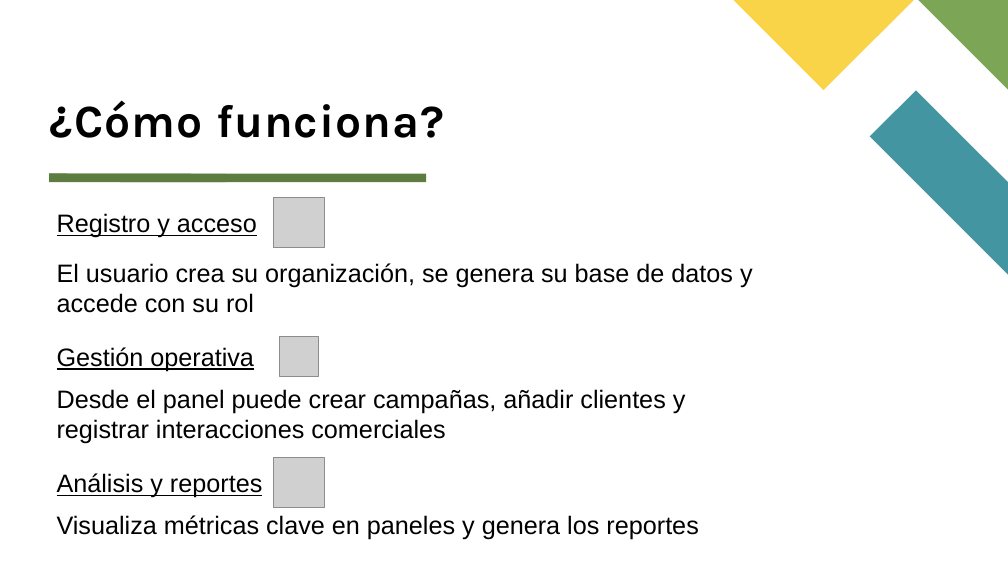
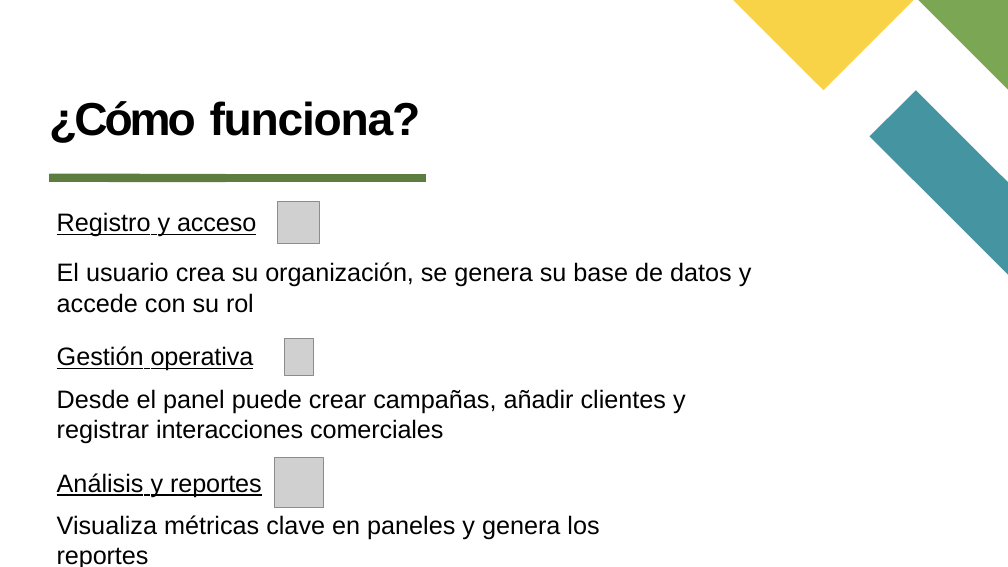
Before and after one commit to True1Santony/xcrm, a slide deck: slide 4 of doc/defensa/presentación.pptx. Drawn at 1008x567 pixels with LibreOffice and Linux fonts; fonts in the diff are those of the drawing; grey boxes stand for pictures. Boxes give left, top, right and bottom in pixels: in the first picture for what was removed or moved away, otherwise in the second. Text is boxed around its words. In the diff, an @@ line names an element or a change of style, - is before the commit and + after.

```diff
--- a/doc/defensa/presentación.pptx
+++ b/doc/defensa/presentación.pptx
@@ title "¿Cómo funciona?" at [49,101,421,143]: font Karla to Arial; letter spacing 1 to -3 pt in "¿Cómo"; letter spacing 1 to -1.2 pt in "funciona?"; indent changed; line spacing 0.8 to 1; vertical alignment bottom to top @@
@@ text "Registro y acceso": place and size @@
-text "Registro y acceso" at [57,263,753,313]
+text "Registro y acceso" at [57,212,752,539]
@@ picture: place and size @@
-picture at [274,197,324,248]
+picture at [278,202,321,244]
@@ text at [57,262,752,313]: letter spacing 0 to -0.1 pt in "organización,"; letter spacing 0 to -0.5 pt in "y"; letter spacing 0 to -0.2 pt in "rol"; indent changed; more space between paragraphs @@
@@ text at [57,346,686,539]: paragraphs added @@
+Gestión operativa
+Desde el panel puede crear campañas, añadir clientes y registrar interacciones comerciales
+Análisis y reportes
+Visualiza métricas clave en paneles y genera los reportes
@@ text removed at [57,347,254,372] @@
-Gestión operativa
@@ picture: place and size @@
-picture at [279,337,318,377]
+picture at [285,339,314,376]
@@ text removed at [57,389,686,444] @@
-Desde el panel puede crear campañas, añadir clientes y
-registrar interacciones comerciales
@@ text removed at [57,515,698,540] @@
-Visualiza métricas clave en paneles y genera los reportes
```
Also in this commit, not shown: 5 other slides changed, 1 slide added, 1 slide removed, 1 other file.
